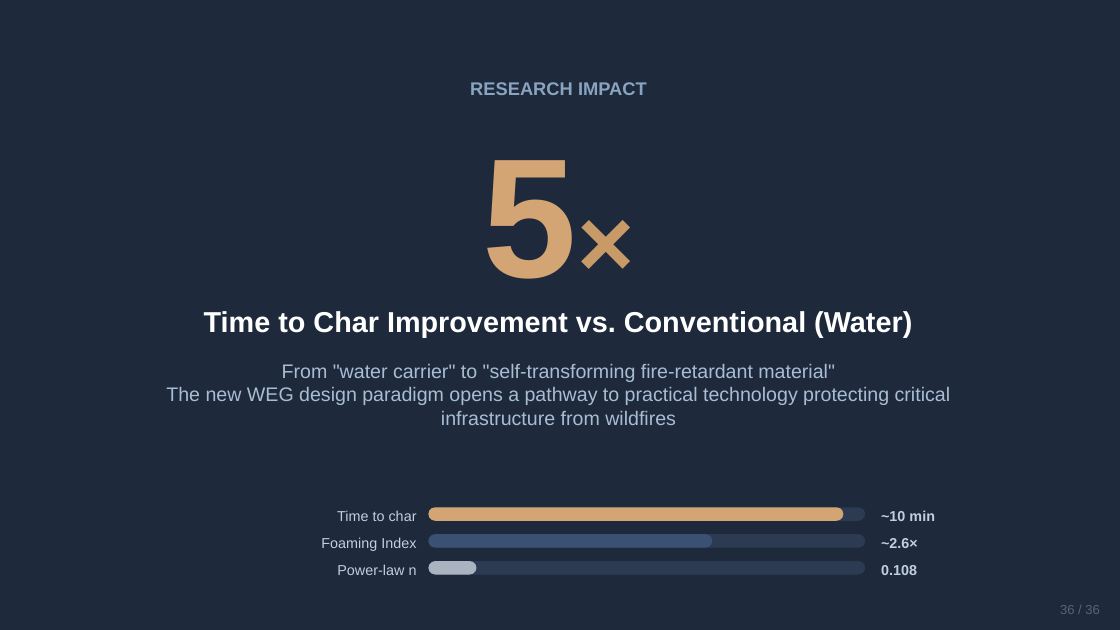
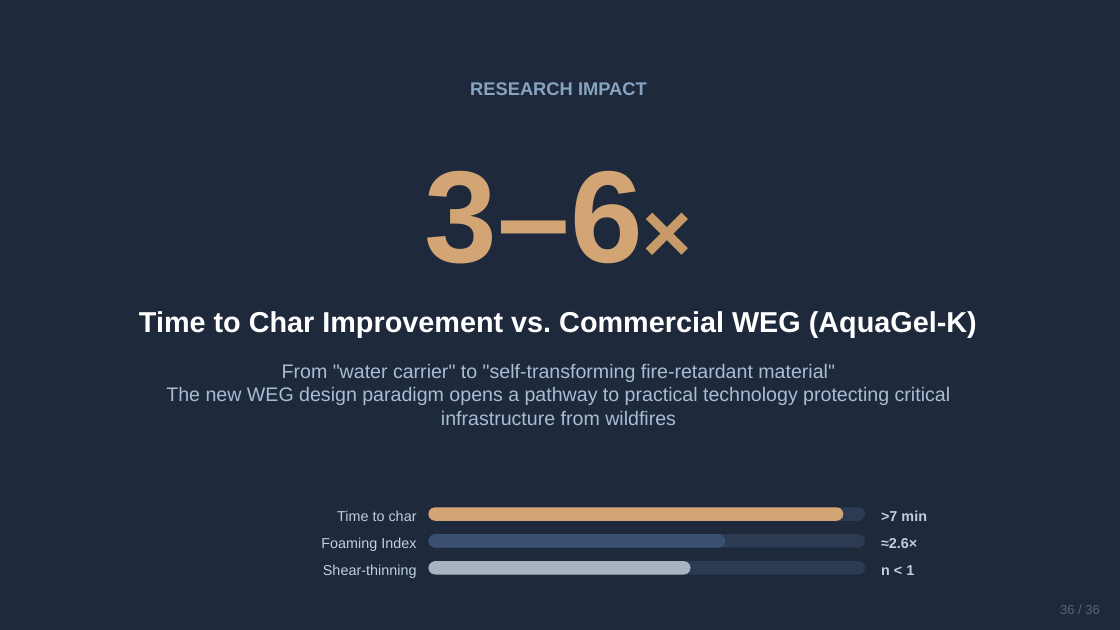
Before and after one commit to ytaisei0525-design/my-first-claude, a slide deck: slide 36 of slides_en.pptx. Drawn at 1120x630 pixels with LibreOffice and Linux fonts; fonts in the diff are those of the drawing. Boxes give left, top, right and bottom in pixels: in the first picture for what was removed or moved away, otherwise in the second. Text is boxed around its words. In the diff, an @@ line names an element or a change of style, - is before the commit and + after.

```diff
--- a/slides_en.pptx
+++ b/slides_en.pptx
@@ text at (425, 171, 643, 264): text changed; size 145.6 to 112 pt @@
-5×
+3–6×
@@ text at (139, 311, 977, 338): text changed @@
-Time to Char Improvement vs. Conventional (Water)
+Time to Char Improvement vs. Commercial WEG (AquaGel-K)
@@ rounded rectangle: place and size @@
-rounded rectangle at (429, 534, 712, 548)
+rounded rectangle at (429, 534, 726, 548)
@@ text at (881, 538, 917, 548): text changed @@
-~2.6×
+≈2.6×
@@ text at (881, 510, 927, 521): text changed @@
-~10 min
+>7 min
@@ text at (323, 564, 417, 578): text changed @@
-Power-law n
+Shear-thinning
@@ rounded rectangle: place and size @@
-rounded rectangle at (429, 561, 476, 575)
+rounded rectangle at (429, 561, 691, 575)
@@ text at (881, 565, 914, 575): text changed @@
-0.108
+n < 1
```
Also in this commit, not shown: 15 other slides changed, 1 slide added, 1 slide removed, 1 other file.
